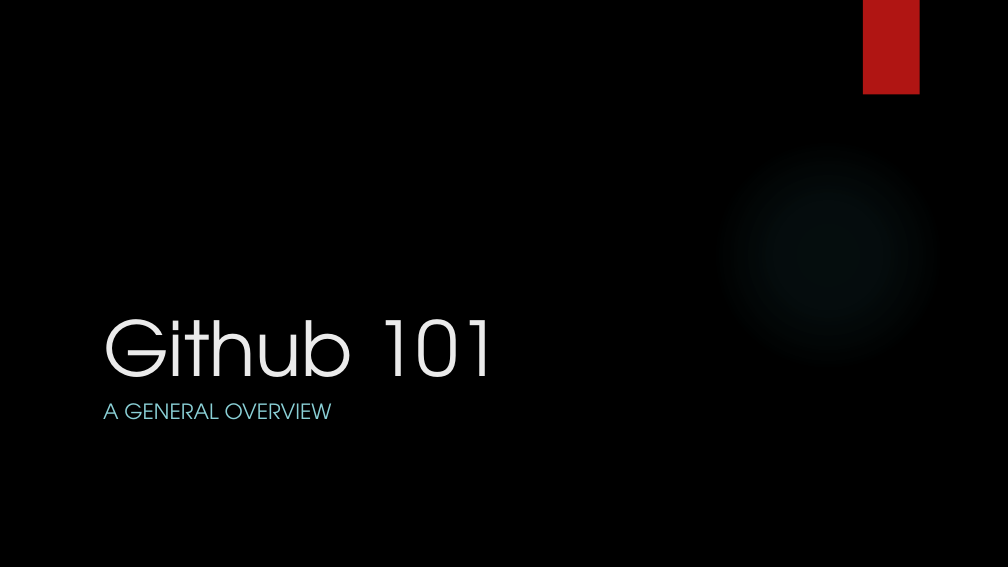
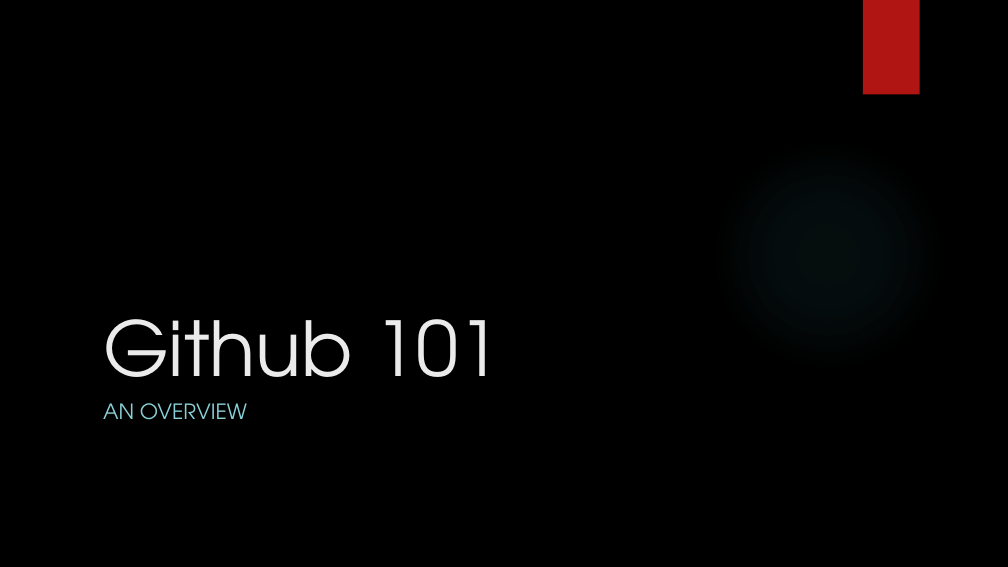
Before and after one commit to rjrosag/training, a slide deck: slide 1 of Github 101.pptx. Drawn at 1008x567 pixels with LibreOffice and Linux fonts; fonts in the diff are those of the drawing; background and template pictures are left out. Boxes give left, top, right and bottom in pixels: in the first picture for what was removed or moved away, otherwise in the second. Text is boxed around its words. In the diff, an @@ line names an element or a change of style, - is before the commit and + after.

```diff
--- a/Github 101.pptx
+++ b/Github 101.pptx
@@ subtitle at [103, 403, 247, 420]: text changed @@
-A GENERAL OVERVIEW
+AN OVERVIEW
```
Also in this commit, not shown: 4 other slides changed, 1 slide added, 3 other files.
